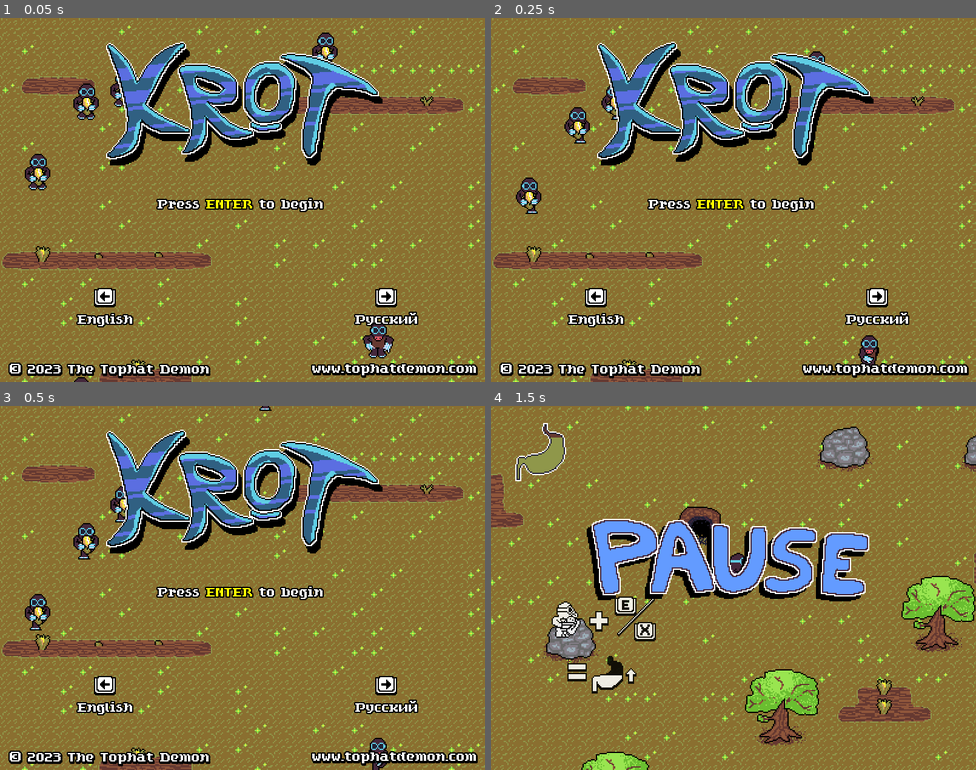
Above: before the commit, frames 1-4 (two rows, left to right).
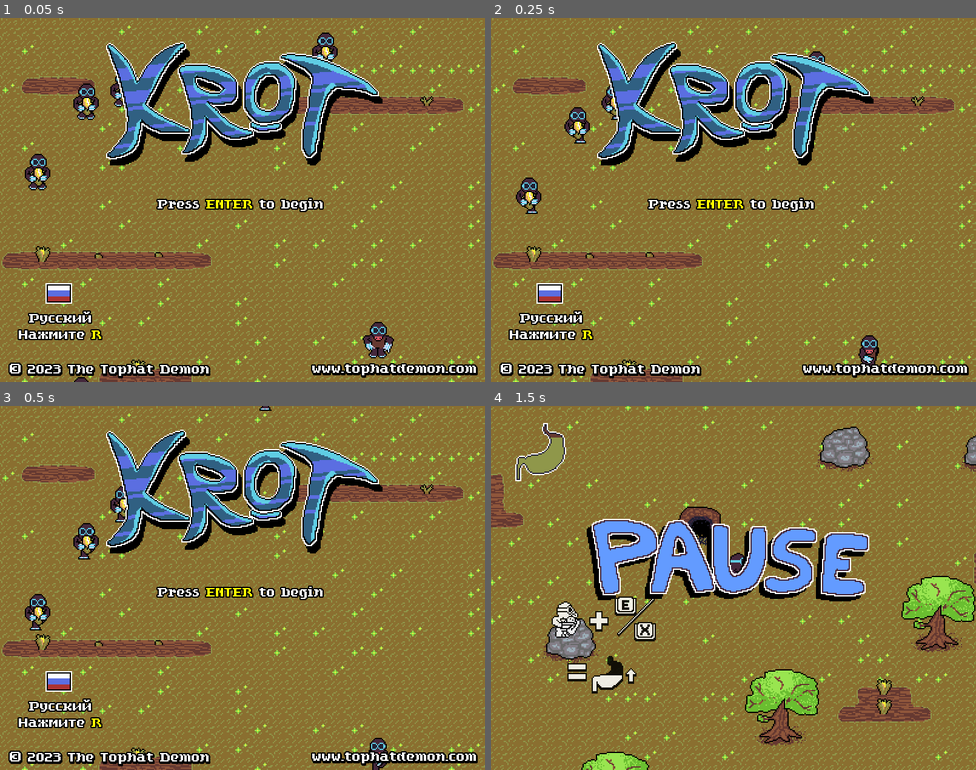
Above: after the commit, the same moments.

Repository: TheTophatDemon/KROT
Game: Godot game, scene res://scenes/title.tscn
Same seed, same stepped clock (60 frames per second), same inputs: the game is played once before the commit and once after it.
Inputs (mouse positions are in pixels of both pictures, inside the frame that each line leads up to):
- Up to frame 1 (0.05 s): no input
- Up to frame 2 (0.25 s): no input
- Up to frame 3 (0.5 s): no input
- Up to frame 4 (1.5 s): tap Enter (ui_accept) at 0.5, 0.77 s; move the mouse to (840, 569) at 0.52 s; hold D (walk_east) 0.53-1.28 s; hold E (english, bound only after the commit) 0.53-1.28 s; click (840, 569) at 0.67 s; tap R (russian, bound only after the commit) at 0.8, 1.35 s; move the mouse to (636, 606) at 1.27 s; hold Down (walk_south) from 1.28 s (still down)

The runs differ from the first frame. In frame 1, 2.1% of the frame differs, in the area x 3-87%, y 72-89%; in frame 2, 2.1%; in frame 3, 2.1%; in frame 4, nothing differs.

Commit message:
Clarified language menu. Put arrow for hideout underneath.

Diff:
--- a/project.godot
+++ b/project.godot
@@ -113,6 +113,16 @@
 "events": [ Object(InputEventMouseButton,"resource_local_to_scene":false,"resource_name":"","device":0,"alt":false,"shi …(212 unchanged characters)…
  ]
 }
+english={
+"deadzone": 0.5,
+"events": [ Object(InputEventKey,"resource_local_to_scene":false,"resource_name":"","device":0,"alt":false,"shift":false,"control":false,"meta":false,"command":false,"pressed":false,"scancode":0,"physical_scancode":69,"unicode":0,"echo":false,"script":null)
+ ]
+}
+russian={
+"deadzone": 0.5,
+"events": [ Object(InputEventKey,"resource_local_to_scene":false,"resource_name":"","device":0,"alt":false,"shift":false,"control":false,"meta":false,"command":false,"pressed":false,"scancode":0,"physical_scancode":82,"unicode":0,"echo":false,"script":null)
+ ]
+}
 
 [layer_names]
 
--- a/scenes/objects/hideout.tscn
+++ b/scenes/objects/hideout.tscn
@@ -39,7 +39,7 @@
 "times": PoolRealArray( 0, 0.5, 1 ),
 "transitions": PoolRealArray( 1, 1, 1 ),
 "update": 0,
-"values": [ Vector2( 0, -17 ), Vector2( 0, -10 ), Vector2( 0, -17 ) ]
+"values": [ Vector2( 0, 30 ), Vector2( 0, 21 ), Vector2( 0, 30 ) ]
 }
 
 [sub_resource type="DynamicFont" id=4]
--- a/scenes/title.tscn
+++ b/scenes/title.tscn
@@ -6,8 +6,40 @@
 [ext_resource path="res://gfx/grassy_tileset.tres" type="TileSet" id=4]
 [ext_resource path="res://scenes/actors/krot_dummy.tscn" type="PackedScene" id=5]
 [ext_resource path="res://scenes/objects/crop.tscn" type="PackedScene" id=6]
-[ext_resource path="res://gfx/ui/right_key.png" type="Texture" id=7]
-[ext_resource path="res://gfx/ui/left_key.png" type="Texture" id=8]
+[ext_resource path="res://gfx/ui/russian_flag.png" type="Texture" id=7]
+[ext_resource path="res://gfx/ui/american_flag.png" type="Texture" id=8]
+
+[sub_resource type="Animation" id=1]
+length = 0.001
+tracks/0/type = "value"
+tracks/0/path = NodePath("PressStart:visible")
+tracks/0/interp = 1
+tracks/0/loop_wrap = true
+tracks/0/imported = false
+tracks/0/enabled = true
+tracks/0/keys = {
+"times": PoolRealArray( 0 ),
+"transitions": PoolRealArray( 1 ),
+"update": 0,
+"values": [ true ]
+}
+
+[sub_resource type="Animation" id=2]
+resource_name = "blink"
+loop = true
+step = 0.05
+tracks/0/type = "value"
+tracks/0/path = NodePath("PressStart:visible")
+tracks/0/interp = 1
+tracks/0/loop_wrap = true
+tracks/0/imported = false
+tracks/0/enabled = true
+tracks/0/keys = {
+"times": PoolRealArray( 0, 0.7, 1 ),
+"transitions": PoolRealArray( 1, 1, 1 ),
+"update": 1,
+"values": [ true, false, true ]
+}
 
 [node name="TitleScreen" type="Control"]
 anchor_right = 1.0
@@ -110,43 +142,55 @@
 rect_scale = Vector2( 2, 2 )
 texture = ExtResource( 2 )
 
-[node name="English" type="Label" parent="."]
-margin_left = 128.0
-margin_top = 482.0
-margin_right = 220.0
-margin_bottom = 515.0
-custom_fonts/font = ExtResource( 3 )
-text = "English"
-
-[node name="LeftKey" type="TextureRect" parent="English"]
-anchor_left = 0.5
-anchor_right = 0.5
-margin_left = -19.0
-margin_top = -37.0
-margin_right = 11.0
-margin_bottom = -16.0
+[node name="English" type="RichTextLabel" parent="."]
+margin_left = 17.0
+margin_top = 480.0
+margin_right = 178.0
+margin_bottom = 559.0
+rect_clip_content = false
+custom_fonts/mono_font = ExtResource( 3 )
+custom_fonts/normal_font = ExtResource( 3 )
+bbcode_enabled = true
+bbcode_text = "[center]English
+Press [color=yellow]E[/color][/center]"
+text = "English
+Press E"
+
+[node name="AmericanFlag" type="TextureRect" parent="English"]
+anchor_left = 0.484
+anchor_top = 0.237
+anchor_right = 0.484
+anchor_bottom = 0.237
+margin_left = -31.924
+margin_top = -72.723
+margin_right = 0.0759964
+margin_bottom = -40.723
 rect_scale = Vector2( 2, 2 )
 texture = ExtResource( 8 )
 
-[node name="Russki" type="Label" parent="."]
-margin_left = 586.0
-margin_top = 482.0
-margin_right = 678.0
-margin_bottom = 515.0
-custom_fonts/font = ExtResource( 3 )
-text = "Русский"
-
-[node name="RightKey" type="TextureRect" parent="Russki"]
-anchor_left = 0.5
-anchor_right = 0.5
-margin_left = -19.0
-margin_top = -37.0
-margin_right = 11.0
-margin_bottom = -16.0
+[node name="Russian" type="RichTextLabel" parent="."]
+margin_left = 20.0
+margin_top = 480.0
+margin_right = 181.0
+margin_bottom = 559.0
+rect_clip_content = false
+custom_fonts/mono_font = ExtResource( 3 )
+custom_fonts/normal_font = ExtResource( 3 )
+bbcode_enabled = true
+bbcode_text = "[center]Русский
+Нажмите [color=yellow]R[/color][/center]"
+text = "Русский
+Нажмите R"
+
+[node name="RussianFlag" type="TextureRect" parent="Russian"]
+margin_left = 45.0
+margin_top = -57.0
+margin_right = 77.0
+margin_bottom = -25.0
 rect_scale = Vector2( 2, 2 )
 texture = ExtResource( 7 )
 
-[node name="RichTextLabel" type="RichTextLabel" parent="."]
+[node name="PressStart" type="RichTextLabel" parent="."]
 anchor_top = 1.0
 anchor_right = 1.0
 anchor_bottom = 1.0
@@ -186,3 +230,7 @@
 custom_constants/shadow_offset_y = 2
 custom_fonts/font = ExtResource( 3 )
 text = "www.tophatdemon.com"
+
+[node name="Blinker" type="AnimationPlayer" parent="."]
+anims/RESET = SubResource( 1 )
+anims/blink = SubResource( 2 )
--- a/scenes/title_screen.gd
+++ b/scenes/title_screen.gd
@@ -1,7 +1,10 @@
 extends Control
 
 func _ready():
-	$RichTextLabel.bbcode_text = tr("ENTER")
+	$Blinker.play("blink")
+	$PressStart.bbcode_text = tr("ENTER")
+	$English.visible = false
+	$Russian.visible = true
 
 func start_game():
 	get_tree().change_scene("res://scenes/game.tscn")
@@ -9,9 +12,12 @@
 func _input(event):
 	if event.is_action_pressed("ui_accept"):
 			start_game()
-	if event.is_action_pressed("walk_east"):
+	if event.is_action_pressed("russian"):
 		TranslationServer.set_locale("ru")
-		$RichTextLabel.bbcode_text = tr("ENTER")
-	elif event.is_action_pressed("walk_west"):
+		$English.visible = true
+		$Russian.visible = false
+	elif event.is_action_pressed("english"):
 		TranslationServer.set_locale("en")
-		$RichTextLabel.bbcode_text = tr("ENTER")
+		$Russian.visible = true
+		$English.visible = false
+	$PressStart.bbcode_text = tr("ENTER")
Not shown, changed: TODO.txt
Binary file changed: gfx/arrow.png
Binary file added: gfx/ui/american_flag.png
Not shown, added: gfx/ui/american_flag.png.import
Binary file added: gfx/ui/russian_flag.png
Not shown, added: gfx/ui/russian_flag.png.import
Not shown: 1 places in scenes/title.tscn that only renumber resources
Not shown, changed: .gitignore
